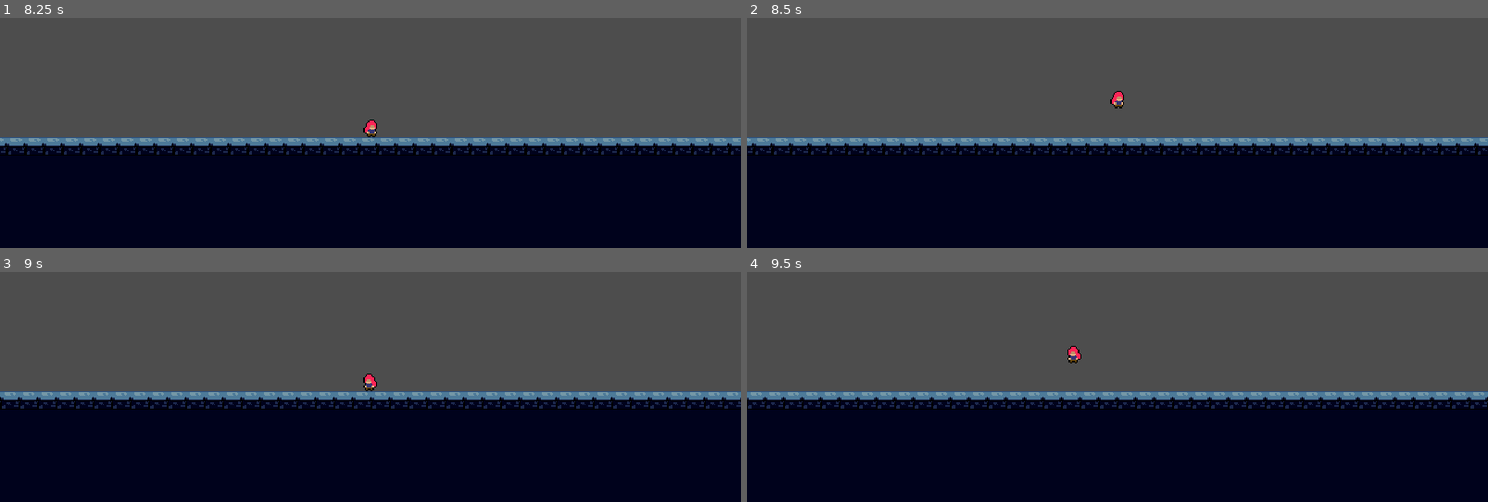
Above: before the commit, frames 1-4 (two rows, left to right).
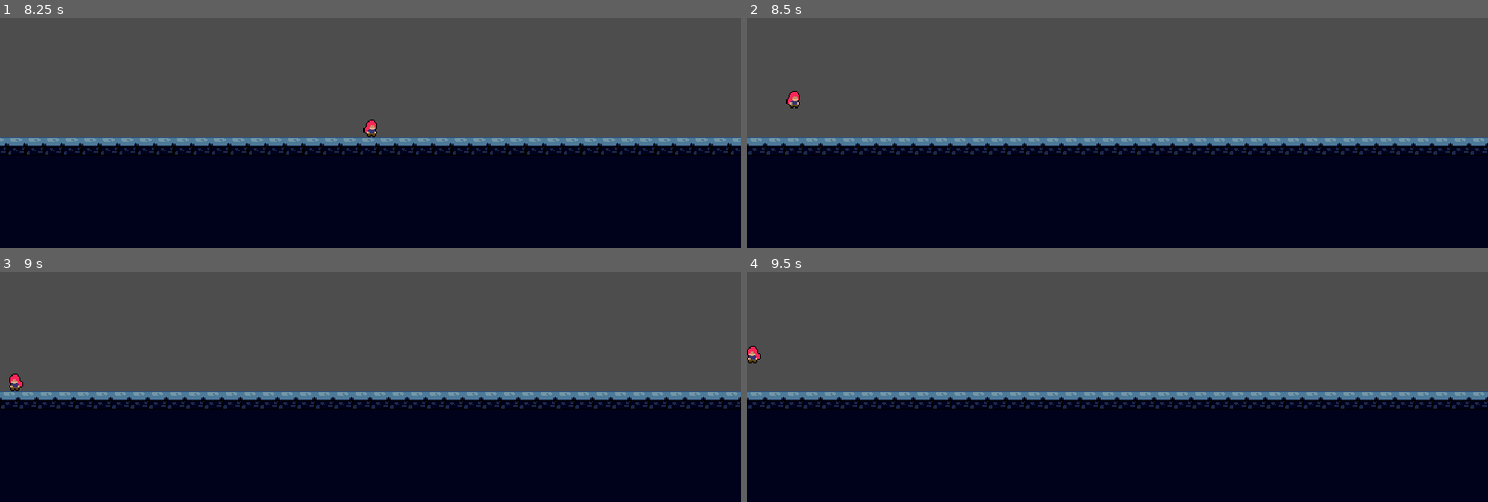
Above: after the commit, the same moments.

Repository: Pat-Rosander/TRI10NWARE
Game: Godot game, scene res://world/main.tscn
Two runs of this game, one before a commit and one after it. Both use one fixed random seed, a clock stepped at 60 frames per second and the inputs below.
Inputs:
- Up to frame 1 (8.25 s): tap Enter at 0.5, 5.75 s; hold Right (move_right) 0.53-1.28 s; tap X (dash) at 0.6, 2.3, 2.85, 4.55, 5.85, 6.8, 8.1 s; tap Space (jump) at 0.77, 1.07, 1.52, 1.55, 1.82, 2.1, 3.02, 3.32, 3.5, 3.77, 3.8, 4.07, 4.52, 4.82, 6.02, 6.05, 6.32, 6.77, 7.07, 7.25, 7.35, 7.52, 7.82 s; tap Z (switch) at 0.8, 1.35, 3.05, 3.6, 5.3, 6.6, 7.55 s; hold Down (move_down) 1.28-2.03 s; hold Right (move_right) 2.03-2.78 s; hold Up (move_up) 2.78-3.53 s; hold Left (move_left) 3.53-5.03 s; tap C at 4.35 s; hold Down (move_down) 5.03-5.78 s; tap Q at 5.1 s; hold Right (move_right) 5.78-6.53 s; hold Up (move_up) 6.53-7.28 s; hold Right (move_right) 7.28-8.03 s; hold Down (move_down) from 8.03 s (still down)
- Up to frame 2 (8.5 s): keep holding Down (move_down); tap Space (jump) at 8.3 s
- Up to frame 3 (9 s): tap Enter at 8.75 s; release Down (move_down) at 8.78 s; hold Left (move_left) from 8.78 s (still down); tap Z (switch) at 8.85 s
- Up to frame 4 (9.5 s): keep holding Left (move_left); tap Space (jump) at 9.02, 9.32 s; tap X (dash) at 9.05 s

Frame 1 is identical in both runs. In frame 2, 3.8% of the frame differs, in the area x 0-100%, y 31-60%; in frame 3, 1.7%; in frame 4, 0.2%.

Commit message:
M2 step 2: flow in the player
FlowController node holds the FlowLedger: step 2 switch (volt cost,
refusal, platform family flip, coyote re-check), step 9 countdown and
step 10 countdown death (M1-style reset). New test_flow_controller.gd
(owner-approved spec row) stands in for s01-s04 until M1.8.

Co-Authored-By: Claude Opus 5.5 <noreply@anthropic.com>

Diff:
--- /dev/null
+++ b/game/player/flow_controller.gd
@@ -0,0 +1,48 @@
+# The FlowLedger's adapter to the scene: holds the ledger, makes the grid's solid platform family
+# follow the state, and logs the events the ledger returns. Serves AC S-01, S-02, S-03, S-04, M-08.
+class_name FlowController
+extends Node
+
+## State, volts and countdown. Replaced, never reset, on respawn (R-01).
+var ledger: FlowLedger
+## Set in step 9 on the tick the countdown runs out; step 10 turns it into a death.
+var countdown_expired: bool = false
+
+var _grid: SolidGrid
+
+
+## Respawn: a fresh ledger (default, full volts, no countdown) and the default family solid in
+## [param grid].
+func reset(grid: SolidGrid) -> void:
+	var data: TuningData = Tuning.data
+	ledger = FlowLedger.new(data.max_volts, Tuning.countdown_ticks, data.countdown_in_default,
+			data.allow_flow_entry_at_zero)
+	countdown_expired = false
+	_grid = grid
+	_grid.set_flow(false)
+
+
+## True while the player is in flow.
+func is_flow() -> bool:
+	return ledger.state == FlowLedger.State.FLOW
+
+
+## Step 2, on a fresh switch press: asks the ledger to switch, makes the new state's platform
+## family solid and logs the ledger's events. Returns true if the state changed.
+func request_switch() -> bool:
+	var before: FlowLedger.State = ledger.state
+	var events: Array[Dictionary] = ledger.request_switch()
+	var changed: bool = ledger.state != before
+	if changed:
+		_grid.set_flow(is_flow())
+	for e: Dictionary in events:
+		Trace.record(e["event"], e["fields"])
+	return changed
+
+
+## Step 9: counts the countdown down; on the tick it runs out, logs countdown_expire and sets
+## [member countdown_expired].
+func step_timer() -> void:
+	if ledger.tick():
+		Trace.record("countdown_expire", {})
+		countdown_expired = true
--- a/game/player/player.gd
+++ b/game/player/player.gd
@@ -1,6 +1,7 @@
 # The player: holds the movement rule objects (PixelMover, DashState, the press buffers and a
-# small movement-state record) and the step methods World calls each tick. No _physics_process.
-# Serves AC M-01, M-02, M-03, M-04, M-05, M-06, M-07, R-01.
+# small movement-state record) and the step methods World calls each tick; its FlowController
+# holds state, volts and the countdown. No _physics_process.
+# Serves AC M-01, M-02, M-03, M-04, M-05, M-06, M-07, R-01, S-01.
 class_name Player
 extends Node2D
 
@@ -32,13 +33,15 @@
 
 ## The live input source in the scene; World reads it unless a scenario swaps in another.
 @onready var input_source: InputSource = $InputSource
+## State, volts and the zero-volt countdown (M2).
+@onready var flow: FlowController = $FlowController
 
 # Vertical velocity before step 6's move, for land's vy_before.
 var _vy_before_move: float = 0.0
 
 
-## Places the feet at [param feet] in [param grid] with fresh rule objects, facing
-## [param facing]. Grounded, walls and coyote are sensed at once (no land is logged), so the
+## Places the feet at [param feet] in [param grid] with fresh rule objects (default state, full
+## volts), facing [param facing]. Grounded, walls and coyote are sensed at once (no land is logged), so the
 ## first tick's decisions see the real state.
 func respawn(feet: Vector2i, grid: SolidGrid, facing: int = 1) -> void:
 	var data: TuningData = Tuning.data
@@ -52,10 +55,22 @@
 	dash_buffer = PressBuffer.new(Tuning.dash_buffer_ticks)
 	state = MoveState.new()
 	state.facing = facing
+	flow.reset(grid)
 	_vy_before_move = 0.0
 	_sense_contacts()
 	position = Vector2(feet)
 	reset_physics_interpolation()
+
+
+## Step 2: on a fresh switch press, switches state through the FlowController. If the floor
+## vanished with the old platform family, coyote time starts exactly as on walking off a ledge.
+## Position, velocity and an active dash are untouched (S-01).
+func step_switch(frame: InputFrame) -> void:
+	if not frame.switch_pressed or not flow.request_switch():
+		return
+	if state.grounded and not mover.is_grounded():
+		state.grounded = false
+		state.coyote_ticks = Tuning.coyote_ticks
 
 
 ## Step 3: starts a dash if the dash buffer holds a token and DashState allows a start (M-03).
@@ -150,8 +165,8 @@
 		state.sustain_ticks = 0
 
 
-## Step 9: counts down the sustain, the wall-jump lock and the dash timers; applies the dash's
-## end velocity and the post-dash floor snap on its last tick (M-03).
+## Step 9: counts down the sustain, the wall-jump lock, the dash timers and the zero-volt
+## countdown; applies the dash's end velocity and the post-dash floor snap on its last tick (M-03).
 func step_timers() -> void:
 	if state.sustain_ticks > 0:
 		state.sustain_ticks -= 1
@@ -165,6 +180,7 @@
 		var drop: int = mover.post_dash_snap(dash.direction.y)
 		if drop != 0:
 			_log_assist("dash_snap", 0, drop)
+	flow.step_timer()
 
 
 ## Step 10: true if the feet are below the room's failure line (bounds bottom + fall_margin_px).
--- a/game/player/player.tscn
+++ b/game/player/player.tscn
@@ -1,15 +1,19 @@
-[gd_scene load_steps=5 format=3]
+[gd_scene load_steps=6 format=3]
 
 [ext_resource type="Script" path="res://player/player.gd" id="1_player"]
 [ext_resource type="Script" path="res://input/live_input_source.gd" id="2_input"]
 [ext_resource type="Script" path="res://player/player_visuals.gd" id="3_visuals"]
 [ext_resource type="SpriteFrames" path="res://player/player_frames.tres" id="4_frames"]
+[ext_resource type="Script" path="res://player/flow_controller.gd" id="5_flow"]
 
 [node name="Player" type="Node2D"]
 script = ExtResource("1_player")
 
 [node name="InputSource" type="Node" parent="."]
 script = ExtResource("2_input")
+
+[node name="FlowController" type="Node" parent="."]
+script = ExtResource("5_flow")
 
 [node name="Visuals" type="Node2D" parent="."]
 script = ExtResource("3_visuals")
--- /dev/null
+++ b/game/tests/unit/test_flow_controller.gd
@@ -0,0 +1,171 @@
+# Tests the flow wiring in the real player scene: switch cost and refusal, the platform family
+# flip, coyote start when the floor vanishes, countdown death on the 180th tick, and no change to
+# position, velocity or an active dash. Stands in for s01–s04 until their scenarios run.
+# Serves AC S-01, S-02, S-03, S-04.
+extends TestCase
+
+const PLAYER_SCENE: PackedScene = preload("res://player/player.tscn")
+const COUNTDOWN: int = 180
+# A 20 × 10 tile room: an ordinary floor under columns 0–9 and a default-only platform under
+# columns 12–19, both with their tops at y = 144.
+const ROOM: Rect2i = Rect2i(0, 0, 320, 160)
+const ON_FLOOR: Vector2i = Vector2i(40, 144)
+const ON_PLATFORM: Vector2i = Vector2i(240, 144)
+
+
+func test_entering_flow_costs_one_volt_and_leaving_costs_none() -> void:
+	var player: Player = _player(ON_FLOOR)
+	player.step_switch(_press())
+	assert_true(player.flow.is_flow(), "in flow")
+	assert_eq(player.flow.ledger.volts, 2)
+	assert_eq(_event_names(), ["switch", "volts"])
+	Trace.begin_session(true)
+	player.step_switch(_press())
+	assert_false(player.flow.is_flow(), "back in default")
+	assert_eq(player.flow.ledger.volts, 2)
+	assert_eq(_event_names(), ["switch"])
+
+
+func test_holding_switch_without_a_fresh_press_does_nothing() -> void:
+	var player: Player = _player(ON_FLOOR)
+	var frame: InputFrame = InputFrame.new()
+	frame.switch_held = true
+	for i: int in 10:
+		player.step_switch(frame)
+	assert_false(player.flow.is_flow(), "still default")
+	assert_eq(player.flow.ledger.volts, 3)
+	assert_eq(_event_names(), [])
+
+
+func test_flow_entry_at_zero_volts_is_refused_without_touching_the_countdown() -> void:
+	var player: Player = _player(ON_FLOOR)
+	_spend_every_volt(player)
+	player.step_switch(_press())
+	assert_false(player.flow.is_flow(), "default, countdown running")
+	player.step_timers()
+	var left: int = player.flow.ledger.countdown_ticks_left
+	Trace.begin_session(true)
+	player.step_switch(_press())
+	assert_false(player.flow.is_flow(), "still default")
+	assert_eq(player.flow.ledger.volts, 0)
+	assert_eq(player.flow.ledger.countdown_ticks_left, left, "countdown unchanged")
+	assert_eq(_event_names(), ["switch_refused"])
+
+
+func test_the_solid_platform_family_follows_the_state() -> void:
+	var player: Player = _player(ON_PLATFORM)
+	assert_true(player.mover.is_grounded(), "default-only top is solid in default")
+	player.step_switch(_press())
+	assert_false(player.mover.is_grounded(), "and open in flow")
+	player.step_switch(_press())
+	assert_true(player.mover.is_grounded(), "and solid again in default")
+
+
+func test_coyote_starts_when_the_floor_vanishes() -> void:
+	var player: Player = _player(ON_PLATFORM)
+	player.state.coyote_ticks = 0
+	player.step_switch(_press())
+	assert_false(player.state.grounded, "airborne at once")
+	assert_eq(player.state.coyote_ticks, Tuning.coyote_ticks, "coyote window")
+	# The switch tick is the first airborne decision tick: a coyote jump fires on it.
+	player.jump_buffer.press(1)
+	Trace.begin_session(true)
+	player.step_jump(InputFrame.new(), 1)
+	var jumps: Array[Dictionary] = _events("jump")
+	assert_eq(jumps.size(), 1, "one jump")
+	if jumps.size() == 1:
+		assert_eq(jumps[0]["data"]["kind"], "coyote")
+
+
+func test_a_switch_on_an_ordinary_floor_stays_grounded() -> void:
+	var player: Player = _player(ON_FLOOR)
+	player.step_switch(_press())
+	assert_true(player.state.grounded, "grounded")
+	assert_eq(player.state.coyote_ticks, Tuning.coyote_ticks)
+
+
+func test_the_countdown_kills_on_its_180th_tick_once() -> void:
+	var player: Player = _player(ON_FLOOR)
+	_spend_every_volt(player)
+	assert_eq(_events("countdown_start").size(), 1, "countdown started")
+	# The switch was step 2 of tick 1; step 9 of the same tick counts tick 1.
+	for t: int in range(1, COUNTDOWN):
+		player.step_timers()
+		assert_false(player.flow.countdown_expired, "alive on tick %d" % t)
+	player.step_timers()
+	assert_true(player.flow.countdown_expired, "dead on tick %d" % COUNTDOWN)
+	for t: int in 30:
+		player.step_timers()
+	assert_eq(_events("countdown_expire").size(), 1, "expires exactly once")
+
+
+func test_a_switch_leaves_position_velocity_and_an_active_dash_alone() -> void:
+	var player: Player = _player(ON_FLOOR)
+	player.mover.position = Vector2i(60, 100)
+	player.state.grounded = false
+	player.dash.start(Vector2i(1, -1), 1, 1)
+	player.mover.velocity_x = 123.5
+	player.mover.velocity_y = -40.25
+	for i: int in 2:
+		player.step_switch(_press())
+		assert_eq(player.mover.position, Vector2i(60, 100), "position, switch %d" % i)
+		assert_eq(player.mover.velocity_x, 123.5, "vx, switch %d" % i)
+		assert_eq(player.mover.velocity_y, -40.25, "vy, switch %d" % i)
+		assert_true(player.dash.is_active(), "dash active, switch %d" % i)
+		assert_eq(player.dash.active_ticks, Tuning.dash_ticks, "dash ticks, switch %d" % i)
+		assert_eq(player.dash.direction, Vector2i(1, -1), "dash direction, switch %d" % i)
+	assert_eq(_events("jump").size() + _events("dash_start").size(), 0, "no jump or dash")
+
+
+func test_respawn_replaces_the_ledger() -> void:
+	var player: Player = _player(ON_PLATFORM)
+	_spend_every_volt(player)
+	var old: FlowLedger = player.flow.ledger
+	player.respawn(ON_PLATFORM, player.mover.grid)
+	assert_true(player.flow.ledger != old, "a new ledger")
+	assert_false(player.flow.is_flow(), "default")
+	assert_eq(player.flow.ledger.volts, 3)
+	assert_false(player.flow.ledger.countdown_running(), "no countdown")
+	assert_false(player.flow.countdown_expired, "not expired")
+	assert_true(player.mover.is_grounded(), "default family solid again")
+
+
+# A player standing at [param feet] in a fresh test room, with an empty trace.
+func _player(feet: Vector2i) -> Player:
+	var grid: SolidGrid = SolidGrid.new(ROOM)
+	for x: int in 10:
+		grid.set_cell(Vector2i(x, 9), SolidGrid.ORDINARY)
+	for x: int in range(12, 20):
+		grid.set_cell(Vector2i(x, 9), SolidGrid.DEFAULT_ONLY)
+	var player: Player = add_node(PLAYER_SCENE.instantiate()) as Player
+	player.respawn(feet, grid)
+	Trace.begin_session(true)
+	return player
+
+
+# Three entries into flow and two returns: ends in flow at 0 volts with the countdown started.
+func _spend_every_volt(player: Player) -> void:
+	for i: int in 5:
+		player.step_switch(_press())
+
+
+func _press() -> InputFrame:
+	var frame: InputFrame = InputFrame.new()
+	frame.switch_pressed = true
+	frame.switch_held = true
+	return frame
+
+
+func _event_names() -> Array[String]:
+	var names: Array[String] = []
+	for e: Dictionary in Trace.get_events():
+		names.append(e["event"])
+	return names
+
+
+func _events(event_name: String) -> Array[Dictionary]:
+	var found: Array[Dictionary] = []
+	for e: Dictionary in Trace.get_events():
+		if e["event"] == event_name:
+			found.append(e)
+	return found
--- a/game/world/world.gd
+++ b/game/world/world.gd
@@ -128,9 +128,9 @@
 		_add_token(_player.dash_buffer, "dash")
 
 
-# Step 2: default and flow switch (M2).
+# Step 2: default and flow switch.
 func _step_switch() -> void:
-	pass
+	_player.step_switch(frame)
 
 
 # Step 3: dash.
@@ -163,15 +163,18 @@
 	pass
 
 
-# Step 9: countdown (M2) and short timers.
+# Step 9: the countdown and short timers.
 func _step_timers() -> void:
 	_player.step_timers()
 
 
-# Step 10: goal (M3), countdown expiry (M2), falls. In M1 a fall resets the player at once;
-# M3 adds the full death sequence.
+# Step 10: goal (M3), countdown expiry, falls, in that order. Until M3 a death resets the player
+# at once; M3 adds the full death sequence.
 func _step_outcomes() -> void:
-	if _player.fell():
+	if _player.flow.countdown_expired:
+		Trace.record("death", {"cause": "countdown"})
+		load_room(room_id, checkpoint, true)
+	elif _player.fell():
 		Trace.record("death", {"cause": "fell"})
 		load_room(room_id, checkpoint, true)
 
Not shown, added: game/player/flow_controller.gd.uid
Not shown, added: game/tests/unit/test_flow_controller.gd.uid
Not shown, changed: docs/TRI10NWARE.md
Not shown, changed: docs/build_journal.md
Not shown, changed: docs/decision_log.md
